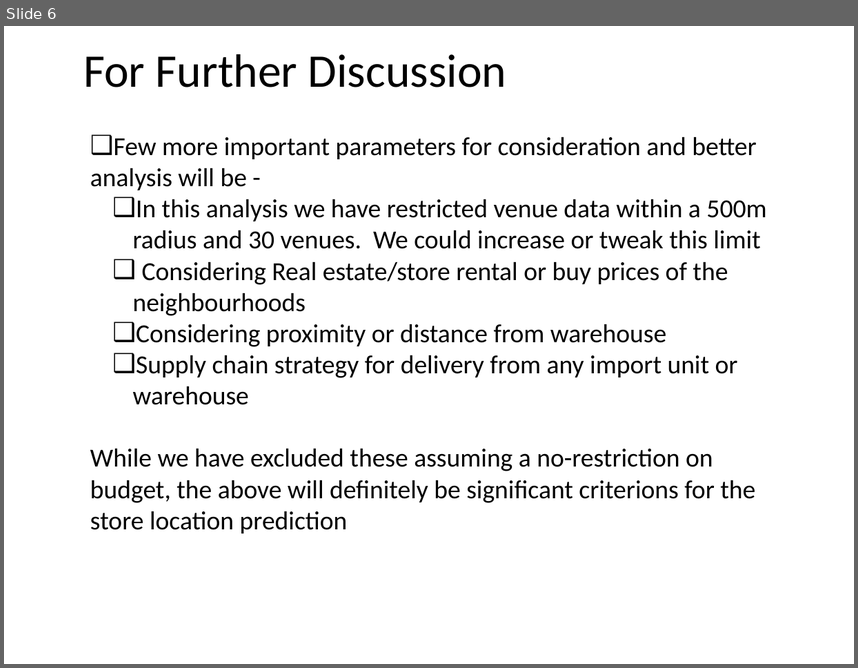
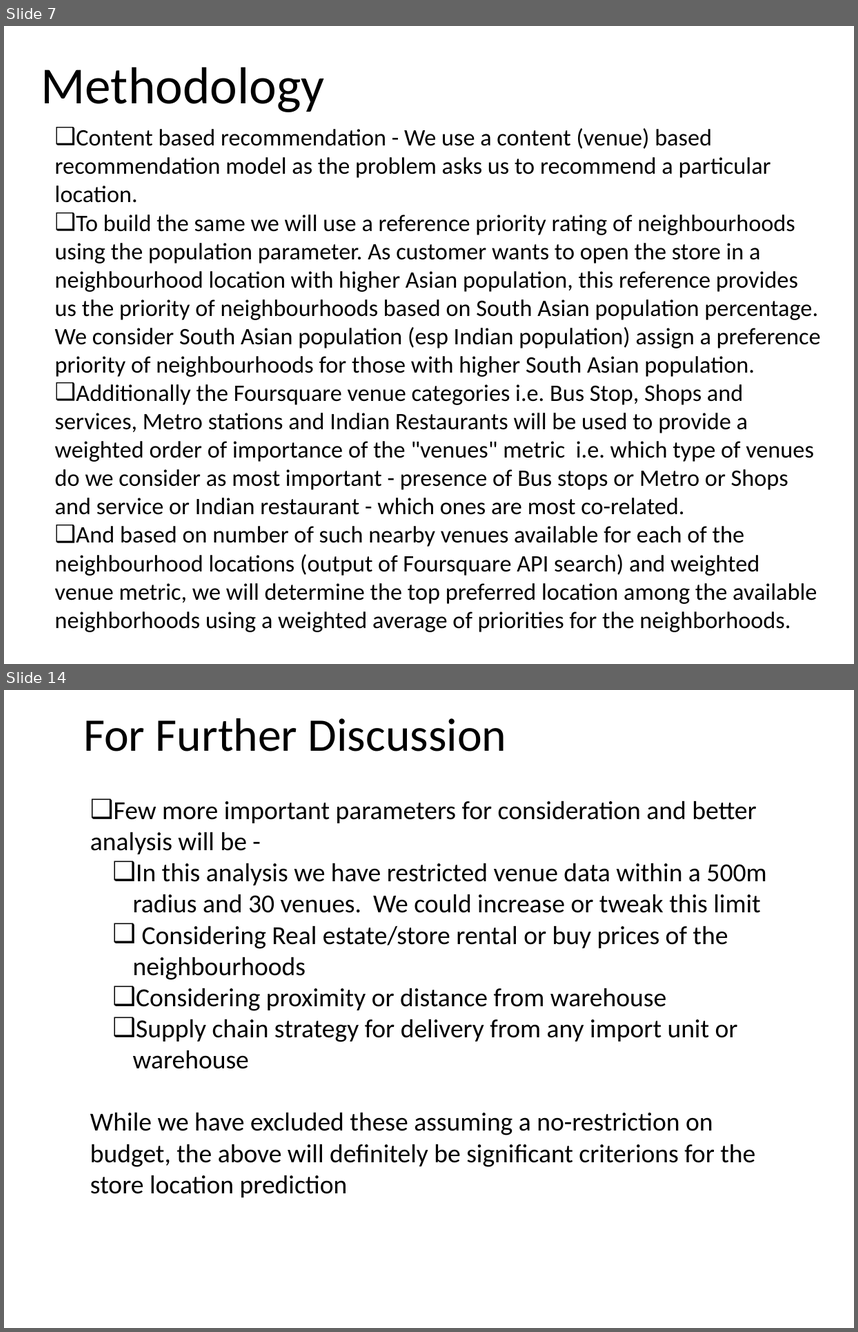
Before and after one commit to mukgithub/Coursera_Capstone, a slide deck: Capstone.pptx. Shown one above the other, each under a label of ours: slide 6 before the commit, slides 7 and 14 after it; the slides between them are not shown. The pictures are 858x668 and 858x1332 pixels, drawn with LibreOffice and Linux fonts; fonts in the diff are those of the drawing. Boxes give left, top, right and bottom in pixels: in the first picture for what was removed or moved away, otherwise in the second. Text is boxed around its words. In the diff, an @@ line names an element or a change of style, - is before the commit and + after.

```diff
--- a/Capstone.pptx
+++ b/Capstone.pptx
@@ slide 7 added at <box>4,26,854,664</box>, background #FFFFFF @@
@@ title added at <box>41,67,324,112</box>, 44 pt, text #000000 @@
+Methodology
@@ text added at <box>55,128,821,632</box>, 20 pt, text #000000 @@
+❑ Content based recommendation - We use a content (venue) based recommendation model as the problem asks us to recommend a particular location.
+❑ To build the same we will use a reference priority rating of neighbourhoods using the population parameter. As customer wants to open the store in a neighbourhood location with higher Asian population, this reference provides us the priority of neighbourhoods based on South Asian population percentage. We consider South Asian population (esp Indian population) assign a preference priority of neighbourhoods for those with higher South Asian population.
+❑ Additionally the Foursquare venue categories i.e. Bus Stop, Shops and services, Metro stations and Indian Restaurants will be used to provide a weighted order of importance of the "venues" metric i.e. which type of venues do we consider as most important - presence of Bus stops or Metro or Shops and service or Indian restaurant - which ones are most co-related.
+❑ And based on number of such nearby venues available for each of the neighbourhood locations (output of Foursquare API search) and weighted venue metric, we will determine the top preferred location among the available neighborhoods using a weighted average of priorities for the neighborhoods.
@@ what was slide 6 is now slide 14 @@
```
Also in this commit, not shown: 4 slides changed, 7 other slides added.
